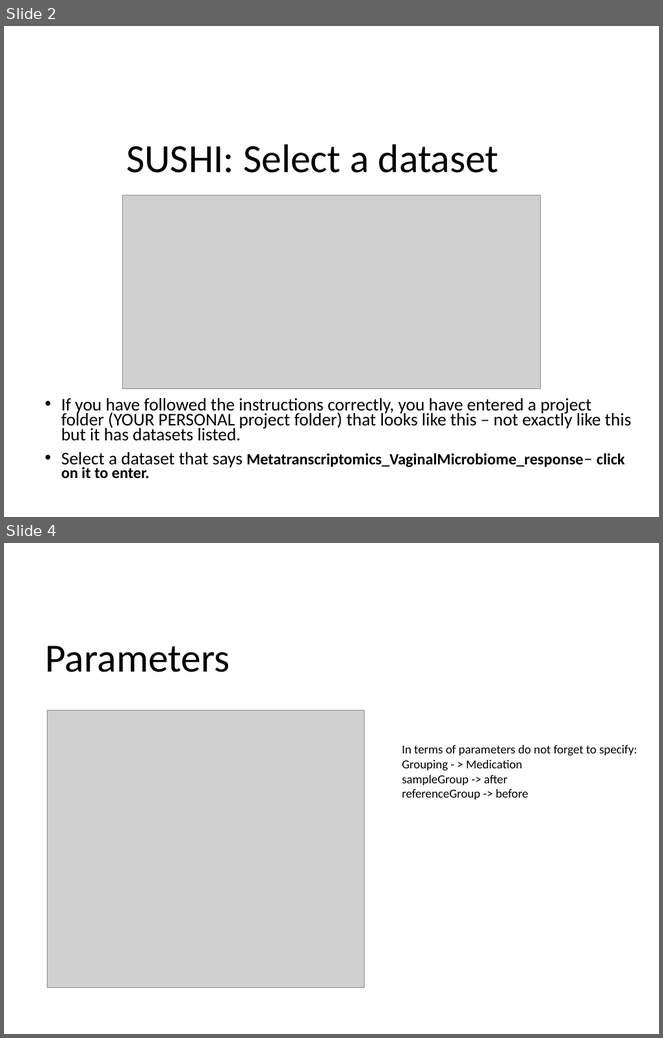
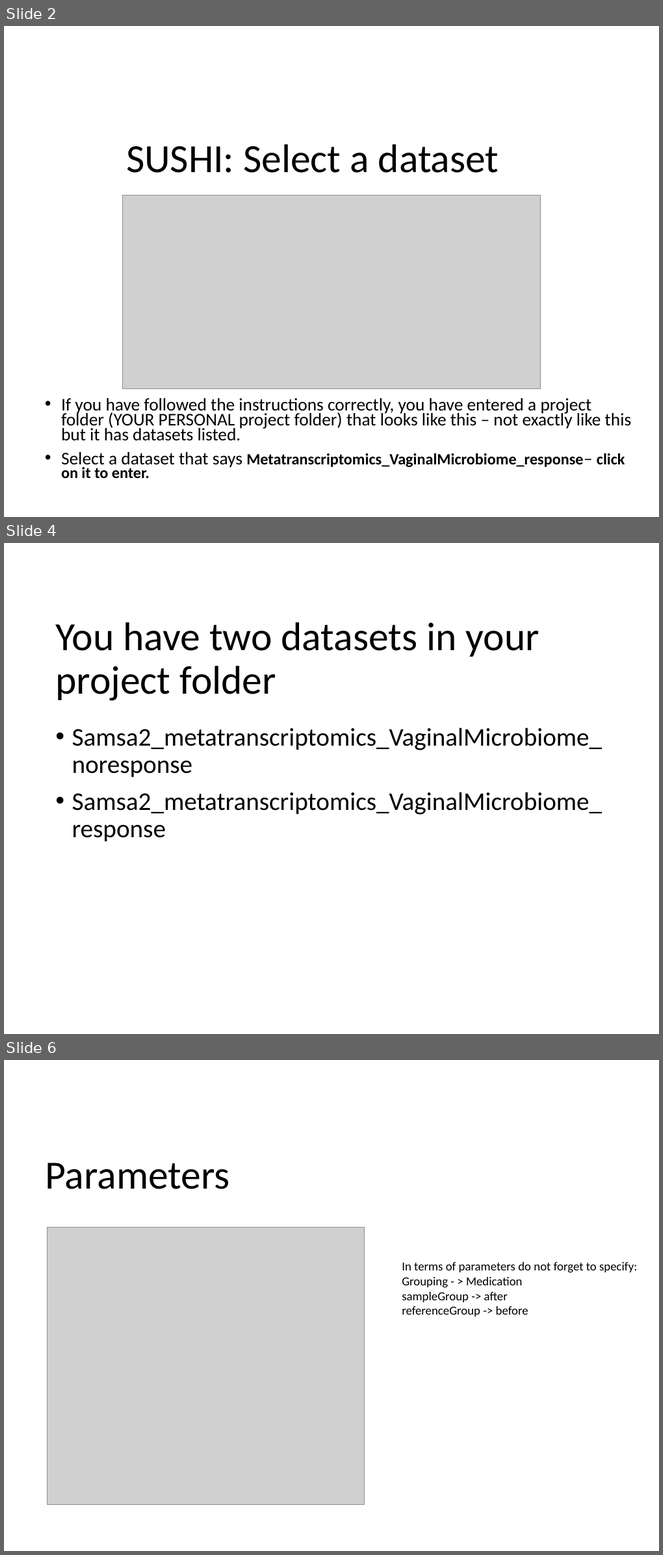
Before and after one commit to zajacn/metagenomics_course_FGCZ, a slide deck: Samsa2.pptx. Shown one above the other, each under a label of ours: slides 2 and 4 before the commit, slides 2, 4 and 6 after it; the slides between them are not shown. The pictures are 663x1038 and 663x1555 pixels, drawn with LibreOffice and Linux fonts; fonts in the diff are those of the drawing; grey boxes stand for pictures; background and template pictures are left out. Boxes give left, top, right and bottom in pixels: in the first picture for what was removed or moved away, otherwise in the second. Text is boxed around its words. In the diff, an @@ line names an element or a change of style, - is before the commit and + after.

```diff
--- a/Samsa2.pptx
+++ b/Samsa2.pptx
@@ slide 4 added at [4,543,659,1034], background #FFFFFF @@
@@ title added at [55,622,540,701], 44 pt, text #000000 @@
+You have two datasets in your project folder
@@ text added at [72,728,603,842], 28 pt, text #000000 @@
+• Samsa2_metatranscriptomics_VaginalMicrobiome_noresponse
+• Samsa2_metatranscriptomics_VaginalMicrobiome_response
@@ what was slide 4 is now slide 6 @@
```
Also in this commit, not shown: 1 slide changed, 1 other slide added, 5 other files.
